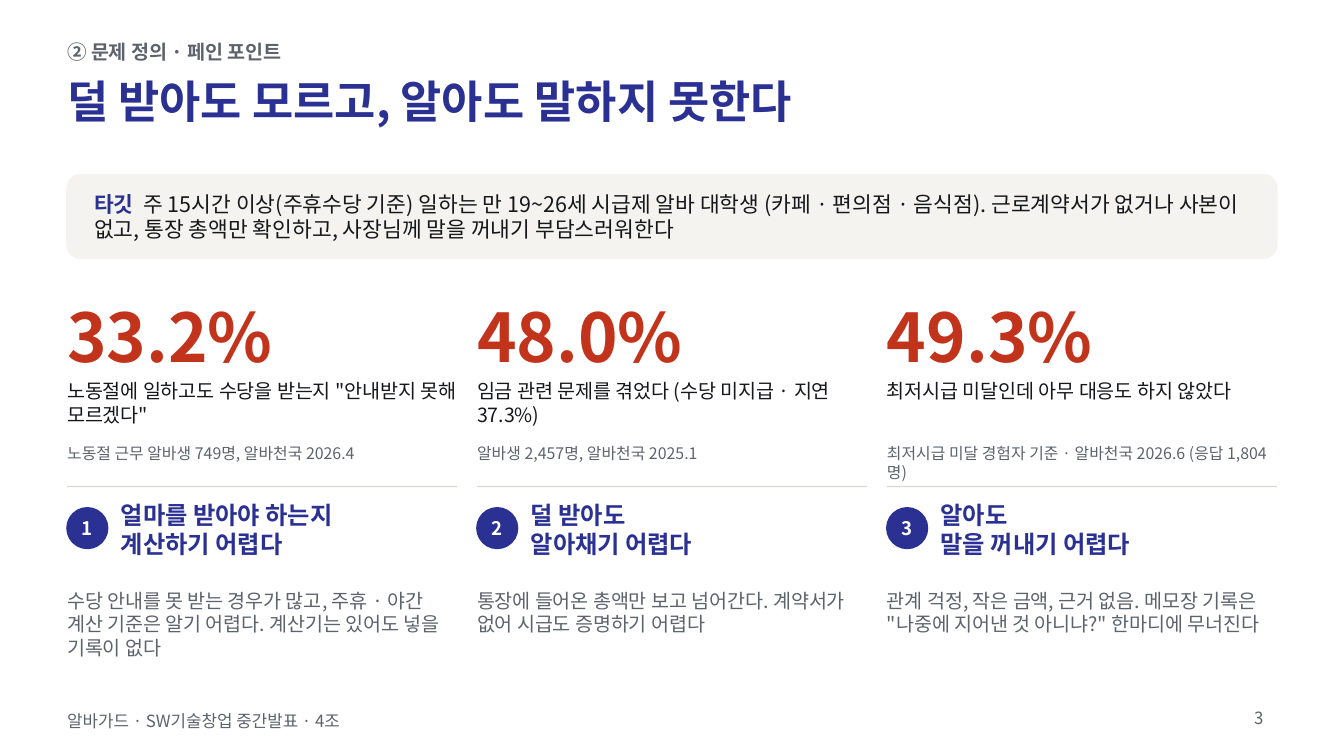
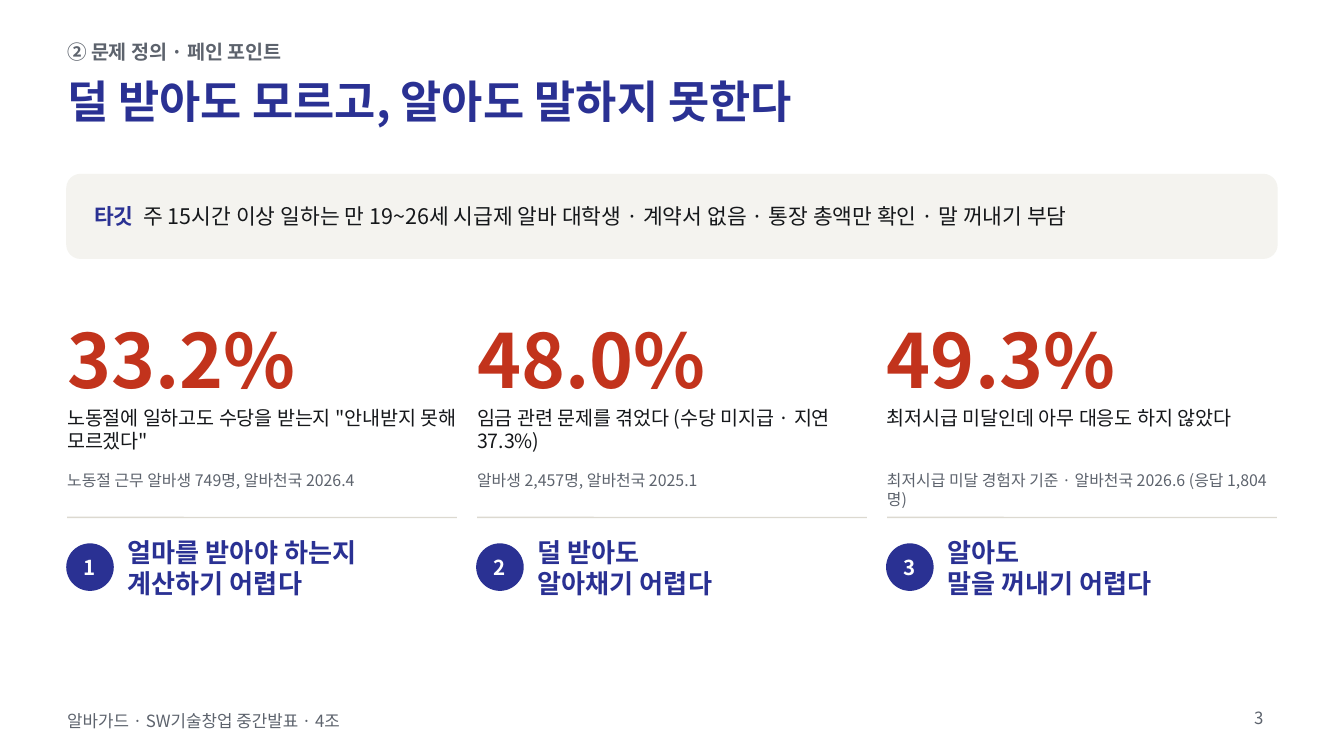
Before and after one commit to jihooni217/albaguard, a slide deck: slide 3 of docs/06_중간발표_PPT.pptx. Drawn at 1344x756 pixels with LibreOffice and Linux fonts; fonts in the diff are those of the drawing. Boxes give left, top, right and bottom in pixels: in the first picture for what was removed or moved away, otherwise in the second. Text is boxed around its words. In the diff, an @@ line names an element or a change of style, - is before the commit and + after.

```diff
--- a/docs/06_중간발표_PPT.pptx
+++ b/docs/06_중간발표_PPT.pptx
@@ text at (x1=94, y1=206, x2=1067, y2=226): text changed @@
-타깃 주 15시간 이상(주휴수당 기준) 일하는 만 19~26세 시급제 알바 대학생 (카페 · 편의점 · 음식점). 근로계약서가 없거나 사본이 없고, 통장 총액만 확인하고, 사장님께 말을 꺼내기 부담스러워한다
+타깃 주 15시간 이상 일하는 만 19~26세 시급제 알바 대학생 · 계약서 없음 · 통장 총액만 확인 · 말 꺼내기 부담
@@ text "33.2%" moved from (x1=67, y1=311, x2=272, y2=363) to (x1=67, y1=331, x2=295, y2=389) @@
@@ text "48.0%" moved from (x1=477, y1=311, x2=682, y2=363) to (x1=477, y1=331, x2=705, y2=389) @@
@@ size 36 to 40 pt in 3 elements at (x1=67, y1=331, x2=295, y2=389), (x1=477, y1=331, x2=705, y2=389), (x1=887, y1=331, x2=1115, y2=389) @@
@@ text "49.3%" moved from (x1=887, y1=311, x2=1092, y2=363) to (x1=887, y1=331, x2=1115, y2=389) @@
@@ 6 texts moved together from (x1=67, y1=381, x2=1267, y2=462) to (x1=67, y1=408, x2=1267, y2=489) @@
@@ text "얼마를 받아야 하는지" moved from (x1=121, y1=503, x2=333, y2=555) to (x1=128, y1=540, x2=356, y2=596) @@
@@ text "덜 받아도" moved from (x1=531, y1=503, x2=692, y2=555) to (x1=538, y1=540, x2=712, y2=596) @@
@@ 3 lines moved together from (x1=67, y1=487, x2=1277, y2=487) to (x1=67, y1=517, x2=1277, y2=517) @@
@@ size 13 to 14 pt in 3 elements at (x1=128, y1=540, x2=356, y2=596), (x1=538, y1=540, x2=712, y2=596), (x1=948, y1=540, x2=1152, y2=596) @@
@@ text "알아도" moved from (x1=941, y1=503, x2=1130, y2=555) to (x1=948, y1=540, x2=1152, y2=596) @@
@@ text "1" moved from (x1=82, y1=521, x2=93, y2=535) to (x1=84, y1=559, x2=96, y2=575) @@
@@ ellipse resized from (x1=67, y1=508, x2=108, y2=548) to (x1=67, y1=544, x2=113, y2=590) @@
@@ text "2" moved from (x1=492, y1=521, x2=503, y2=535) to (x1=494, y1=559, x2=506, y2=575) @@
@@ ellipse resized from (x1=477, y1=508, x2=517, y2=548) to (x1=477, y1=544, x2=523, y2=590) @@
@@ size 10 to 11 pt in 3 elements at (x1=84, y1=559, x2=96, y2=575), (x1=494, y1=559, x2=506, y2=575), (x1=904, y1=559, x2=916, y2=576) @@
@@ text "3" moved from (x1=902, y1=521, x2=913, y2=536) to (x1=904, y1=559, x2=916, y2=576) @@
@@ ellipse resized from (x1=887, y1=508, x2=927, y2=548) to (x1=887, y1=544, x2=933, y2=590) @@
@@ text removed at (x1=67, y1=592, x2=439, y2=657) @@
-수당 안내를 못 받는 경우가 많고, 주휴 · 야간 계산 기준은 알기 어렵다. 계산기는 있어도 넣을 기록이 없다
@@ text removed at (x1=477, y1=592, x2=845, y2=633) @@
-통장에 들어온 총액만 보고 넘어간다. 계약서가 없어 시급도 증명하기 어렵다
@@ text removed at (x1=887, y1=592, x2=1259, y2=633) @@
-관계 걱정, 작은 금액, 근거 없음. 메모장 기록은 "나중에 지어낸 것 아니냐?" 한마디에 무너진다
```
Also in this commit, not shown: 4 other slides changed, 1 other file.
